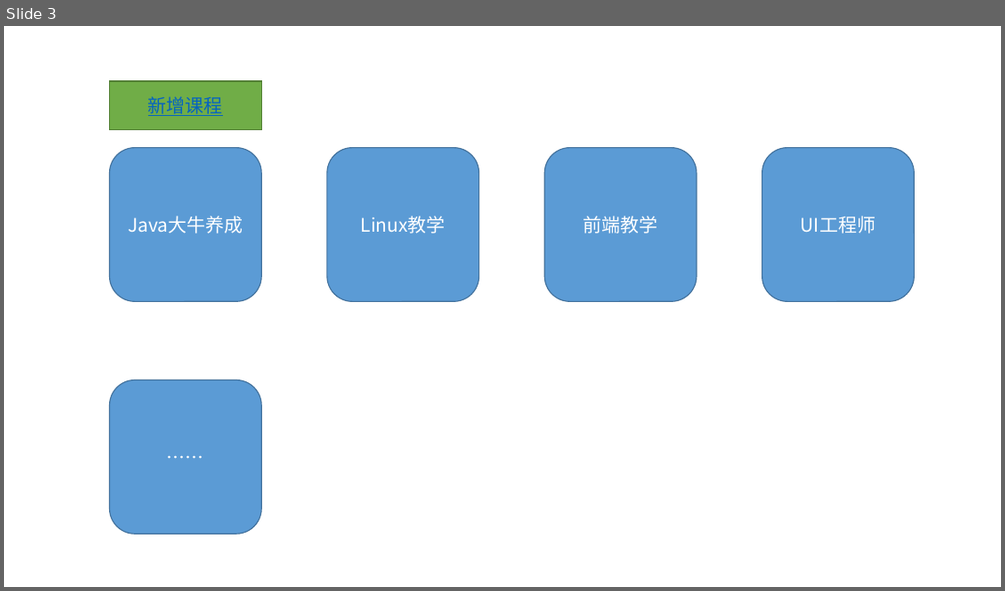
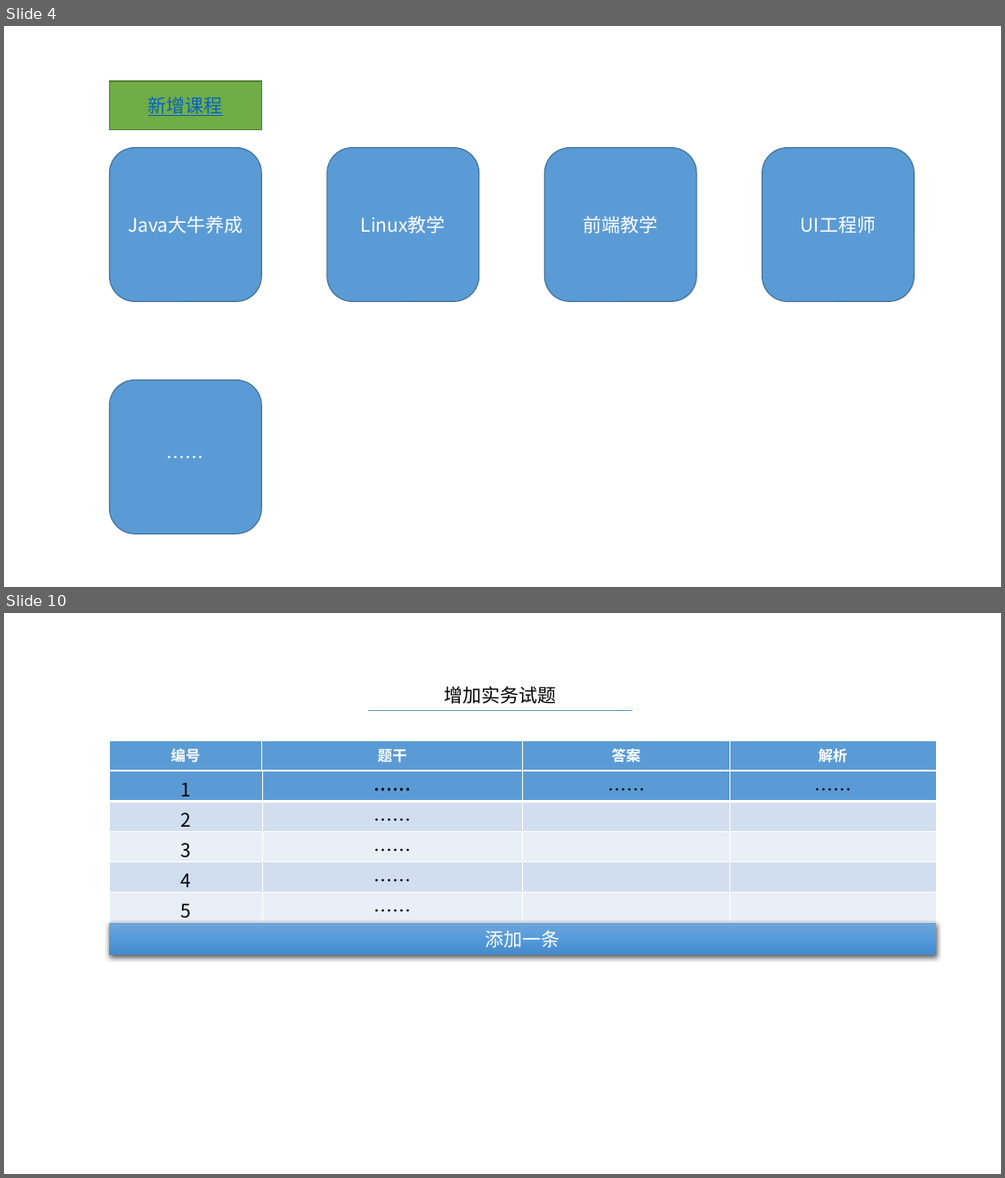
Before and after one commit to peiyanzhaodegithub/-, a slide deck: 原型.pptx. Shown one above the other, each under a label of ours: slide 3 before the commit, slides 4 and 10 after it; the slides between them are not shown. The pictures are 1005x591 and 1005x1178 pixels, drawn with LibreOffice and Linux fonts; fonts in the diff are those of the drawing. Boxes give left, top, right and bottom in pixels: in the first picture for what was removed or moved away, otherwise in the second. Text is boxed around its words. In the diff, an @@ line names an element or a change of style, - is before the commit and + after.

```diff
--- a/原型.pptx
+++ b/原型.pptx
@@ slide 10 added at box(4, 613, 1001, 1174), background #FFFFFF @@
@@ text added at box(444, 686, 556, 704), 18 pt, text #000000 @@
+增加实务试题
@@ line added from (367, 710) to (633, 710), #5B9BD5 0.5 pt @@
@@ table added at box(109, 741, 938, 771), 1 rows, 4 columns @@
+编号 | 题干 | 答案 | 解析
@@ table added at box(109, 771, 938, 923), 5 rows, 4 columns @@
+1 | …… | …… | ……
+2 | …… |  | 
+3 | …… |  | 
+4 | …… |  | 
+5 | …… |  | 
@@ rectangle added at box(109, 923, 937, 956), fill gradient #71A6DB to #559BDB to #448ACA, 18 pt, text #FFFFFF @@
+添加一条
@@ what was slide 3 is now slide 4 @@
```
Also in this commit, not shown: 1 slide changed, 5 other slides added, 1 other file.
